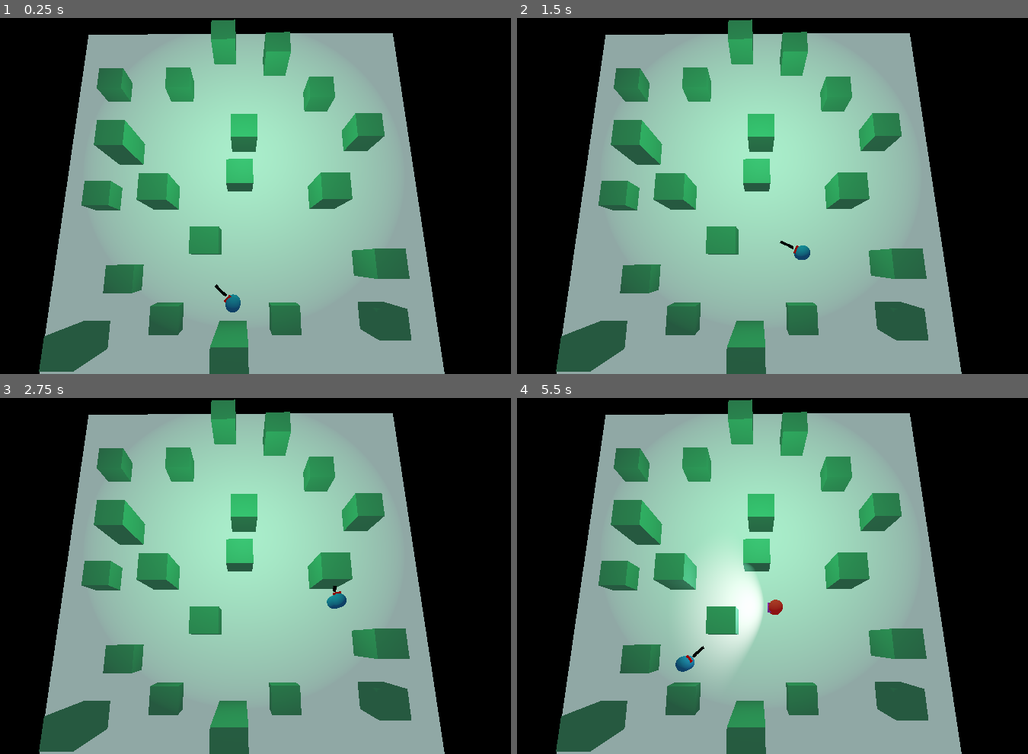
Above: before the commit, frames 1-4 (two rows, left to right).
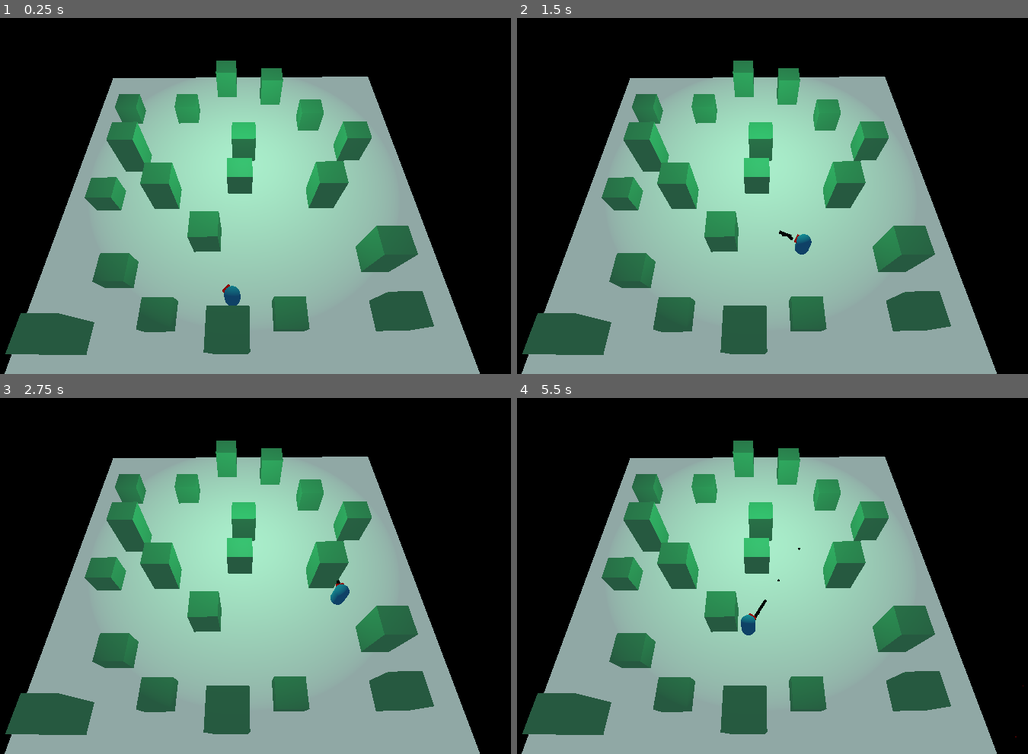
Above: after the commit, the same moments.

Repository: gxhamster/Godot-Basic-Shooting-Game-3D
Game: Godot game, scene res://World.tscn
The game is run twice, just before and just after one commit, with the same random seed, the same clock (stepped at 60 frames per second) and the same inputs.
Inputs (mouse positions are in pixels of both pictures, inside the frame that each line leads up to):
- Up to frame 1 (0.25 s): no input
- Up to frame 2 (1.5 s): tap Enter at 0.5 s; move the mouse to (890, 178) at 0.52 s; press the mouse at (890, 178) at 0.53 s; hold W (forward) 0.53-1.28 s; tap E (changed_gun, bound only after the commit) at 0.8, 1.35 s; move the mouse to (634, 213) at 1.27 s; release the mouse at (634, 213) at 1.28 s; hold S (backward) from 1.28 s (still down)
- Up to frame 3 (2.75 s): click (117, 593) at 1.55 s; move the mouse to (301, 497) at 2.02 s; release S (backward) at 2.03 s; press the mouse at (301, 497) at 2.03 s; hold W (forward) from 2.03 s (still down); tap E (changed_gun, bound only after the commit) at 2.3 s
- Up to frame 4 (5.5 s): move the mouse to (726, 647) at 2.77 s; release the mouse at (726, 647) at 2.78 s; tap E (changed_gun, bound only after the commit) at 2.85, 3.8, 4.35, 5.3 s; click (726, 647) at 3.05 s; move the mouse to (941, 629) at 3.52 s; release W (forward) at 3.53 s; press the mouse at (941, 629) at 3.53 s; hold S (backward) from 3.53 s (still down); move the mouse to (573, 522) at 4.27 s; release the mouse at (573, 522) at 4.28 s; click (573, 522) at 4.55 s; move the mouse to (787, 576) at 5.02 s; press the mouse at (787, 576) at 5.03 s

The runs differ from the first frame. In frame 1, 26% of the frame differs, in the area x 0-94%, y 0-100%; in frame 2, 27%; in frame 3, 26%; in frame 4, 29%, in the area x 0-100%, y 0-100%.

Commit message:
Added a gun Controller 🔫👼

Diff:
--- /dev/null
+++ b/GunController.tscn
@@ -0,0 +1,10 @@
+[gd_scene load_steps=4 format=2]
+
+[ext_resource path="res://Scripts/GunController.gd" type="Script" id=1]
+[ext_resource path="res://Scenes/Gun.tscn" type="PackedScene" id=2]
+[ext_resource path="res://Scenes/Rifle.tscn" type="PackedScene" id=3]
+
+[node name="GunController" type="Spatial"]
+script = ExtResource( 1 )
+starting_gun = ExtResource( 2 )
+guns = [ ExtResource( 2 ), ExtResource( 3 ) ]
--- a/Scenes/BloodParticle.tscn
+++ b/Scenes/BloodParticle.tscn
@@ -1,7 +1,7 @@
 [gd_scene load_steps=8 format=2]
 
-[sub_resource type="SpatialMaterial" id=7]
-albedo_color = Color( 0.996078, 0.25098, 0.25098, 1 )
+[sub_resource type="SpatialMaterial" id=1]
+albedo_color = Color( 0.815686, 0.0784314, 0.0784314, 1 )
 
 [sub_resource type="Curve" id=2]
 min_value = -200.0
@@ -34,11 +34,11 @@
 scale = 0.2
 scale_curve = SubResource( 5 )
 
-[sub_resource type="CubeMesh" id=8]
+[sub_resource type="CubeMesh" id=7]
 
 [node name="BloodParticle" type="Particles"]
 transform = Transform( 1, 0, 0, 0, 1, 0, 0, 0, 1, -0.909973, 2.37952, -3.01904 )
-material_override = SubResource( 7 )
+material_override = SubResource( 1 )
 emitting = false
 amount = 100
 lifetime = 2.0
--- a/Scenes/Enemy.tscn
+++ b/Scenes/Enemy.tscn
@@ -26,6 +26,7 @@
 collision_mask = 11
 script = ExtResource( 1 )
 detectRadius = 30.0
+viewAngle = 70.0
 
 [node name="MeshInstance" type="MeshInstance" parent="."]
 transform = Transform( 1, 0, 0, 0, -1.62921e-07, -1, 0, 1, -1.62921e-07, 0, 0, 0 )
--- a/Scenes/Gun.tscn
+++ b/Scenes/Gun.tscn
@@ -3,8 +3,6 @@
 [ext_resource path="res://Scenes/Projectile.tscn" type="PackedScene" id=1]
 [ext_resource path="res://Scripts/Gun.gd" type="Script" id=2]
 [ext_resource path="res://assets/Materials/gun_material.tres" type="Material" id=3]
-
-
 
 [node name="Gun" type="Spatial"]
 transform = Transform( 0.998605, 0.00124199, 0.0528428, -0.000585659, 0.999923, -0.0124342, -0.0528541, 0.0123858, 0.998528, 0.119661, -0.195339, -2.14906 )
--- a/Scenes/Player.tscn
+++ b/Scenes/Player.tscn
@@ -1,7 +1,6 @@
 [gd_scene load_steps=6 format=2]
 
 [ext_resource path="res://Scripts/Player.gd" type="Script" id=1]
-
 
 [sub_resource type="SpatialMaterial" id=1]
 albedo_color = Color( 0.176471, 0.552941, 0.8, 1 )
@@ -40,3 +39,7 @@
 height = 0.352379
 depth = 0.310551
 material = SubResource( 4 )
+
+[node name="PlayerCamera" type="Camera" parent="."]
+transform = Transform( 1, 0, 0, 0, 0.944737, 0.327828, 0, -0.327828, 0.944737, 0, 3.17414, 3.95116 )
+fov = 75.5208
--- a/Scenes/Rifle.tscn
+++ b/Scenes/Rifle.tscn
@@ -1,6 +1,7 @@
 [gd_scene load_steps=2 format=2]
 
-[ext_resource path="res://Gun.tscn" type="PackedScene" id=1]
+[ext_resource path="res://Scenes/Gun.tscn" type="PackedScene" id=1]
+
 
 [node name="Rifle" instance=ExtResource( 1 )]
 timeBetweenShots = 0.092
--- a/Scripts/Enemy.gd
+++ b/Scripts/Enemy.gd
@@ -137,7 +137,6 @@
 	root_node.add_child(blood_particle_ins)
 	blood_particle_ins.global_transform.origin = transform.origin
 	blood_particle_ins.emitting = true
-#	yield(get_tree().create_timer(1.9), "timeout")
 	queue_free()
 
 func _health_changed(value: float) -> void:
--- a/Scripts/EnemySpawnController.gd
+++ b/Scripts/EnemySpawnController.gd
@@ -1,4 +1,6 @@
 extends Spatial
+
+# Handles spawning of enemies in scene
 
 export var spawn_rate := 2
 export(PackedScene) var enemy_scene
@@ -22,7 +24,7 @@
 func spawn_enemy() -> void:
 	var enemy_instance : KinematicBody = enemy_scene.instance()
 	var player_position : Vector3 = get_tree().get_nodes_in_group("player")[0].global_transform.origin
-	var nearestSpawnToPlayerDist := 100000
+	var nearestSpawnToPlayerDist := 100000.0
 	var nearestSpawnToPlayer := Transform()
 
 
@@ -43,9 +45,5 @@
 		enemy_instance.global_transform = nearestSpawnToPlayer
 
 
-
-
-
 func _on_SpawnTimer_timeout() -> void:
-	print("Time")
 	spawn_enemy()
--- a/Scripts/Gun.gd
+++ b/Scripts/Gun.gd
@@ -1,9 +1,9 @@
 extends Spatial
-
+class_name Gun
 
 #export(NodePath) var muzzle
 export(PackedScene) var projectile
-export(float, 0.0, 1.0) var timeBetweenShots = 0.2
+export(float, 0.0, 1.0) var timeBetweenShots := 0.2
 export var projectileSpeed := 5.0
 export var projectile_damage := 35.0
 
--- /dev/null
+++ b/Scripts/GunController.gd
@@ -0,0 +1,40 @@
+extends Node
+
+# Handles equipping of guns to player (This does not defines the gun)
+
+export(PackedScene) var starting_gun
+export(Array, PackedScene) var guns := []
+
+var guns_index := 0
+var current_gun
+
+var equipped_gun
+
+func _ready() -> void:
+	if starting_gun != null:
+		current_gun = starting_gun
+#		change_gun()
+
+
+func _process(delta: float) -> void:
+	if guns.size() > 1:
+		if Input.is_action_just_pressed("changed_gun"):
+			change_gun()
+
+	if Input.is_action_pressed("shoot") and equipped_gun != null:
+		equipped_gun.shoot()
+
+func change_gun() -> void:
+	guns_index = (guns_index + 1) % guns.size()
+	current_gun = guns[guns_index]
+	print(current_gun)
+	print(guns_index)
+
+	if get_children().size() > 0:
+		var prev_gun = get_children()[0]
+		remove_child(prev_gun)
+
+	var gun_instance : Spatial = current_gun.instance()
+	equipped_gun = gun_instance
+	self.add_child(gun_instance)
+	# gun_instance.global_transform.origin = Vector3.ZERO
--- a/Scripts/Player.gd
+++ b/Scripts/Player.gd
@@ -2,6 +2,7 @@
 class_name Player
 
 export(NodePath) var camera
+
 
 const FLOOR_NORMAL := Vector3.UP
 
@@ -12,8 +13,11 @@
 
 var velocity := Vector3()
 var mousePointIn3D: Vector3
+var current_camera : Camera
 
 onready var Gun := $Gun
+onready var player_camera := $PlayerCamera
+
 
 func _ready() -> void:
 	camera = get_node(camera)
@@ -21,12 +25,11 @@
 # Main physics frame
 func _physics_process(delta: float) -> void:
 
+
 	var direction = get_input_direction()
 
 	rotate_player(delta)
 
-	if Input.is_action_pressed("shoot"):
-		Gun.shoot()
 
 	var targetVelocity = direction * speed
 	velocity = velocity.linear_interpolate(targetVelocity, accel * delta)
--- a/World.tscn
+++ b/World.tscn
@@ -1,7 +1,7 @@
 [gd_scene load_steps=13 format=2]
 
 [ext_resource path="res://Scenes/Enemy.tscn" type="PackedScene" id=1]
-[ext_resource path="res://Scenes/Gun.tscn" type="PackedScene" id=2]
+[ext_resource path="res://GunController.tscn" type="PackedScene" id=2]
 [ext_resource path="res://default_env.tres" type="Environment" id=3]
 [ext_resource path="res://Scenes/Player.tscn" type="PackedScene" id=4]
 [ext_resource path="res://Scripts/EnemySpawnController.gd" type="Script" id=5]
@@ -323,7 +323,7 @@
 mesh = SubResource( 6 )
 
 [node name="Camera" type="Camera" parent="."]
-transform = Transform( 0.999985, 0.00380191, 0.00406762, -0.00481971, 0.225326, 0.974272, 0.00278755, -0.974276, 0.225341, 0.253175, 38.8685, 11.0758 )
+transform = Transform( 0.999985, 0.0048599, 0.00271687, -0.00481971, 0.511275, 0.859404, 0.00278755, -0.859403, 0.511291, 0.20429, 35.2959, 22.4353 )
 fov = 66.021
 size = 44.6552
 
@@ -338,10 +338,7 @@
 accel = 3.0
 deaccel = 2.0
 
-[node name="Gun" parent="Player" instance=ExtResource( 2 )]
-transform = Transform( 1, 0, 0, 0, 1, 0, 0, 0, 1, 0.0553079, 0.0250142, -1.98038 )
-timeBetweenShots = 0.355
-projectileSpeed = 100.0
+[node name="GunController" parent="Player" instance=ExtResource( 2 )]
 
 [node name="DirectionalLight" type="DirectionalLight" parent="."]
 transform = Transform( 1, 0, 0, 0, -0.81823, 0.574891, 0, -0.574891, -0.81823, 0, 24.45, 17.2692 )
--- a/project.godot
+++ b/project.godot
@@ -71,6 +71,16 @@
 "events": [ Object(InputEventMouseButton,"resource_local_to_scene":false,"resource_name":"","device":0,"alt":false,"shi …(212 unchanged characters)…
  ]
 }
+switch_camera={
+"deadzone": 0.5,
+"events": [ Object(InputEventKey,"resource_local_to_scene":false,"resource_name":"","device":0,"alt":false,"shift":false,"control":false,"meta":false,"command":false,"pressed":false,"scancode":86,"unicode":0,"echo":false,"script":null)
+ ]
+}
+changed_gun={
+"deadzone": 0.5,
+"events": [ Object(InputEventKey,"resource_local_to_scene":false,"resource_name":"","device":0,"alt":false,"shift":false,"control":false,"meta":false,"command":false,"pressed":false,"scancode":69,"unicode":0,"echo":false,"script":null)
+ ]
+}
 
 [layer_names]
 
Not shown: 1 places in Scenes/BloodParticle.tscn that only renumber resources
